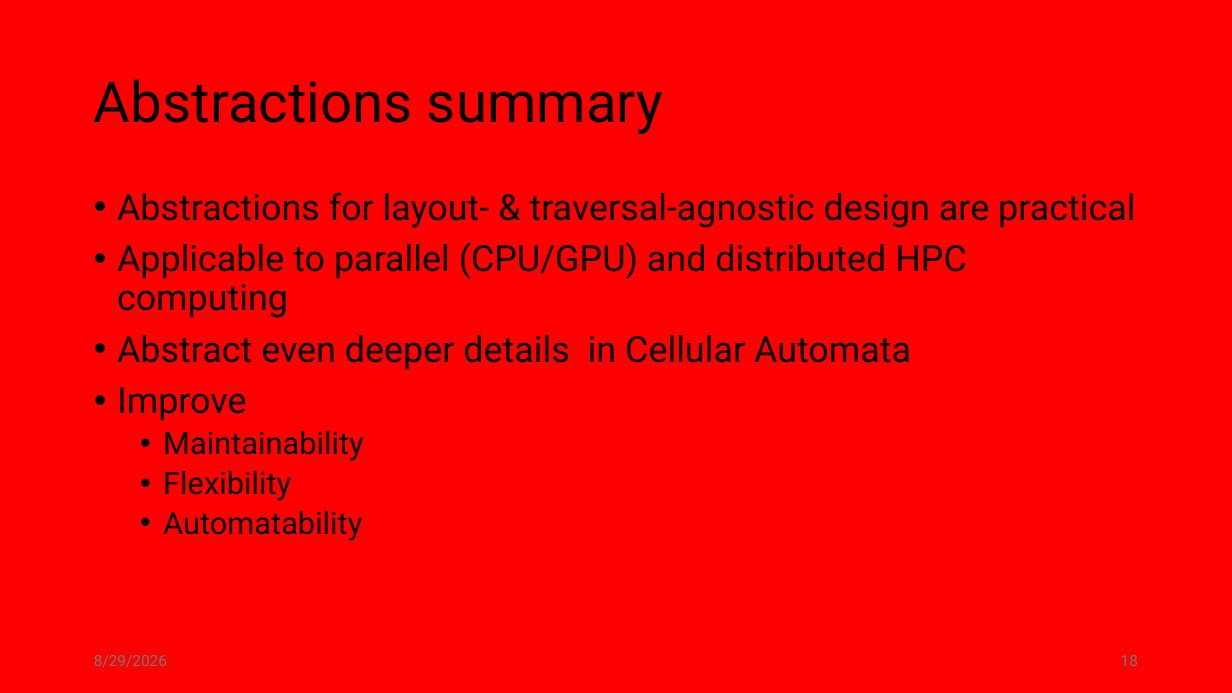
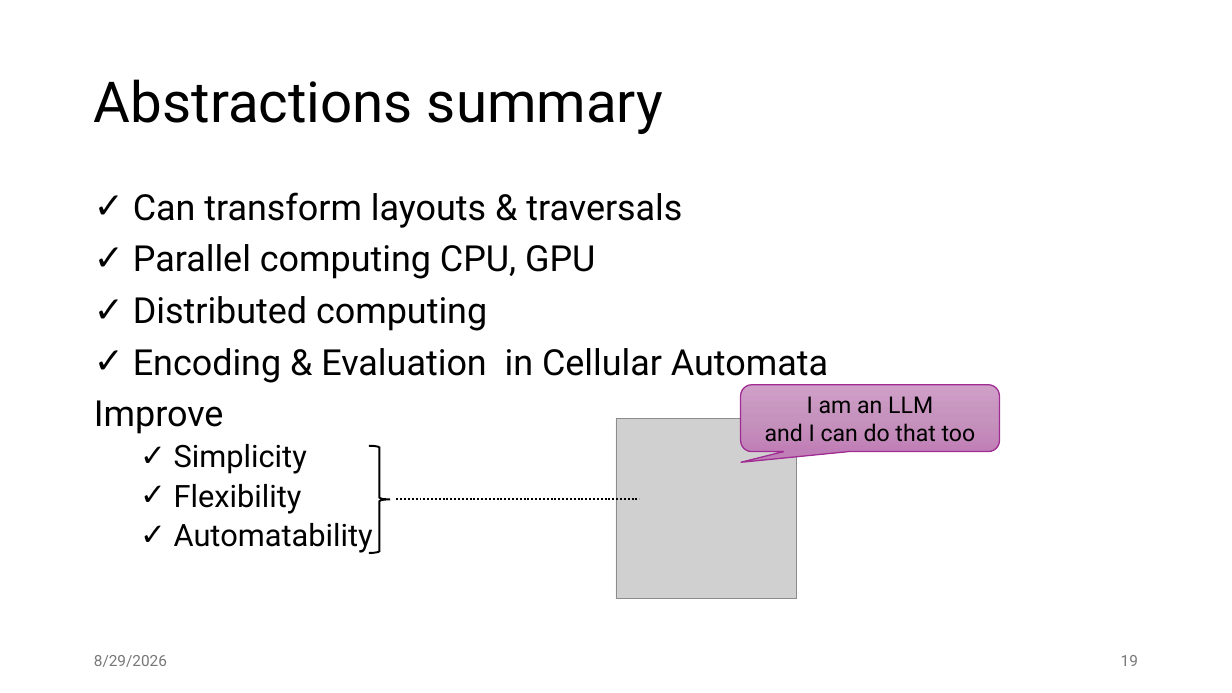
Before and after one commit to jiriklepl/phd-thesis, a slide deck: slide 19 of slides/Optimizing Memory Layouts and Traversal Orders in High-Performance Computing.pptx (slide 18 before the commit). Drawn at 1232x693 pixels with LibreOffice and Linux fonts; fonts in the diff are those of the drawing; grey boxes stand for pictures. Boxes give left, top, right and bottom in pixels: in the first picture for what was removed or moved away, otherwise in the second. Text is boxed around its words. In the diff, an @@ line names an element or a change of style, - is before the commit and + after.

```diff
--- a/slides/Optimizing Memory Layouts and Traversal Orders in High-Performance Computing.pptx
+++ b/slides/Optimizing Memory Layouts and Traversal Orders in High-Performance Computing.pptx
@@ background #FF0000 to #FFFFFF @@
@@ text at (x1=133, y1=192, x2=828, y2=383): text changed @@
-• Abstractions for layout- & traversal-agnostic design are practical
-• Applicable to parallel (CPU/GPU) and distributed HPC computing
-• Abstract even deeper details in Cellular Automata
+✓ Can transform layouts & traversals
+✓ Parallel computing CPU, GPU
+✓ Distributed computing
+✓ Encoding & Evaluation in Cellular Automata
@@ rounded speech box added at (x1=741, y1=384, x2=1000, y2=451), fill gradient #D0A0C8 to #C693BD to #C17FB6, outline #A02B93 1 pt, 18 pt, text #000000 @@
+I am an LLM
+and I can do that too
@@ text at (x1=94, y1=400, x2=373, y2=554): bullet • to none; bullet • to ✓ @@
@@ picture added at (x1=616, y1=419, x2=798, y2=600) @@
@@ text at (x1=174, y1=444, x2=307, y2=474): text changed @@
-  • Maintainability
+  ✓ Simplicity
@@ right brace added at (x1=369, y1=445, x2=390, y2=553), outline #000000 1.5 pt @@
@@ line added from (396, 499) to (640, 499), #000000 1.5 pt dashed @@
@@ page number at (x1=1121, y1=655, x2=1138, y2=666): text changed @@
-18
+19
```
Also in this commit, not shown: 13 other slides changed, 2 slides added, 1 slide removed.
